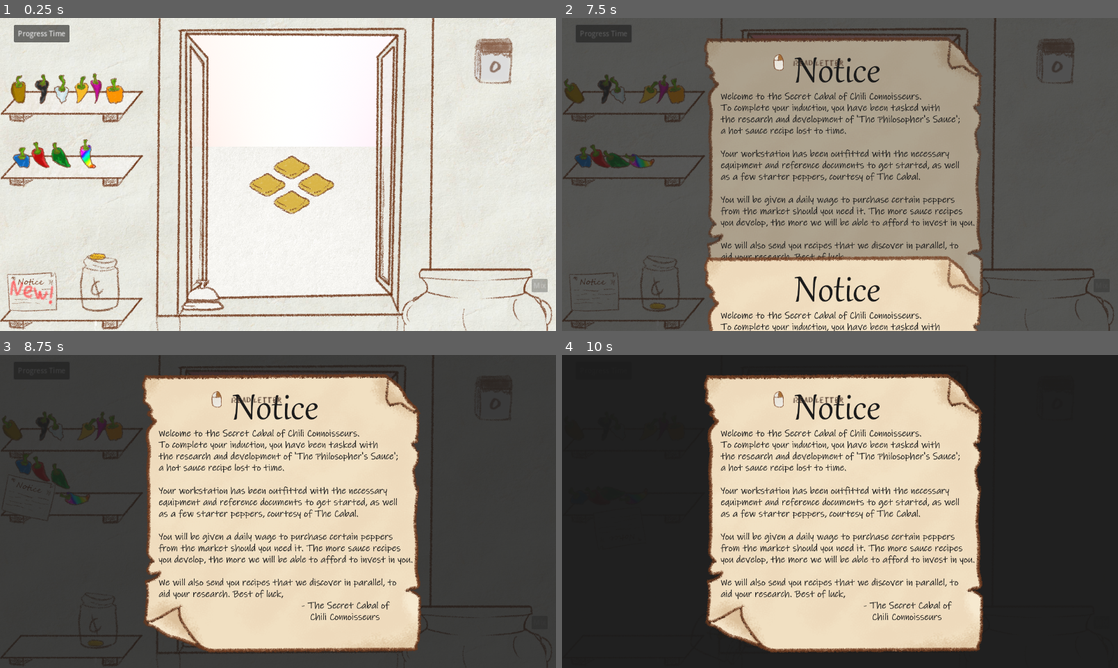
Above: before the commit, frames 1-4 (two rows, left to right).
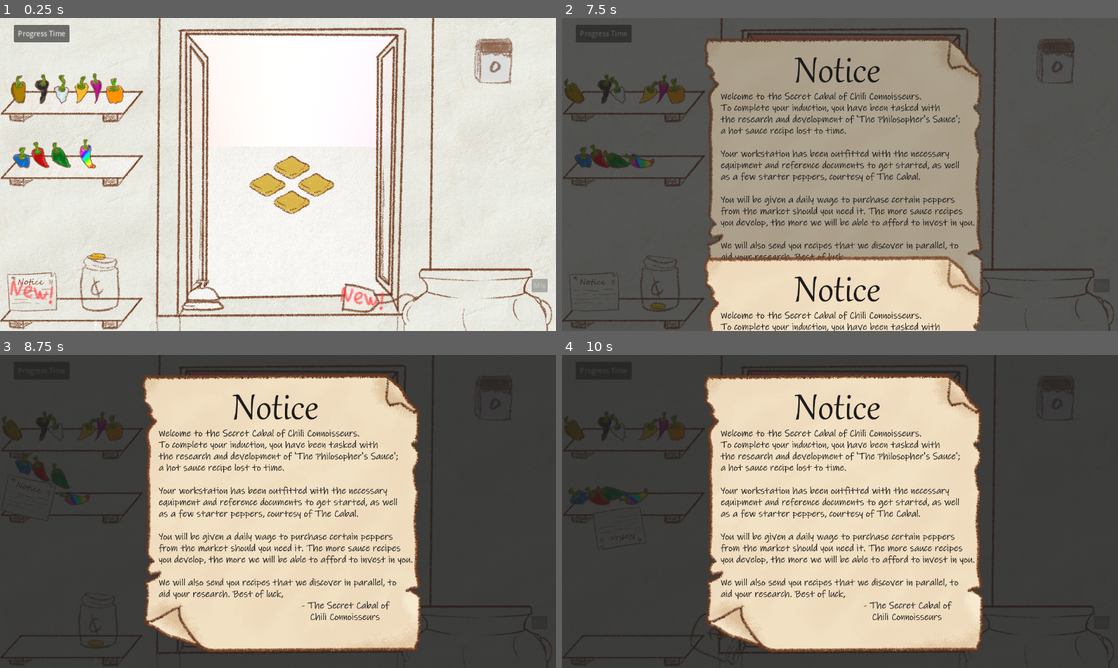
Above: after the commit, the same moments.

Repository: fresh4/GameJam2
Game: Godot game, scene res://Scenes/prototype_level.tscn
Two runs of this game, one before a commit and one after it. Both use one fixed random seed, a clock stepped at 60 frames per second and the inputs below. The engine's default icon, where the game draws it, is replaced by a stand-in: a white triangle on a blue panel in a dark square.
Inputs (mouse positions are in pixels of both pictures, inside the frame that each line leads up to):
- Up to frame 1 (0.25 s): no input
- Up to frame 2 (7.5 s): click "Progress Time" at 0.5 s; tap Enter at 1.25, 5.75 s; move the mouse to (851, 168) at 1.27 s; press the mouse at (851, 168) at 1.28 s; right-click (851, 168) at 1.55 s; move the mouse to (828, 183) at 2.02 s; release the mouse at (828, 183) at 2.03 s; right-click (828, 183) at 2.1 s; click (828, 183) at 2.3 s; tap Space at 2.75 s; move the mouse to (878, 183) at 2.77 s; press the mouse at (878, 183) at 2.78 s; right-click (878, 183) at 3.05 s; move the mouse to (851, 202) at 3.52 s; release the mouse at (851, 202) at 3.53 s; right-click (851, 202) at 3.6 s; click (851, 202) at 3.8 s; click "Progress Time" at 4.25 s; move the mouse to (762, 293) at 5.02 s; hold Mouse wheel down (scroll_down) 5.03-5.78 s; right-click (762, 293) at 5.3 s; move the mouse to (656, 305) at 5.77 s; tap Mouse wheel up (scroll_up) at 5.85 s; click (656, 305) at 6.05 s; move the mouse to (595, 293) at 6.52 s; press the mouse at (595, 293) at 6.53 s; right-click (595, 293) at 6.8 s; move the mouse to (595, 293) at 7.27 s; release the mouse at (595, 293) at 7.28 s; right-click (595, 293) at 7.35 s
- Up to frame 3 (8.75 s): click (33, 630) at 7.55 s; click "Progress Time" at 8 s
- Up to frame 4 (10 s): move the mouse to (662, 599) at 8.77 s; press the mouse at (662, 599) at 8.78 s; right-click (662, 599) at 9.05 s; move the mouse to (612, 492) at 9.52 s; release the mouse at (612, 492) at 9.53 s; right-click (612, 492) at 9.6 s; click (612, 492) at 9.8 s

The runs differ from the first frame. In frame 1, 0.4% of the frame differs, in the area x 61-76%, y 84-95%; in frame 2, 0.2%; in frame 3, 0.2%; in frame 4, 52%, in the area x 0-100%, y 0-100%.

Commit message:
Cauldron tutorial

Diff:
--- /dev/null
+++ b/Resources/Readables/cauldron_tutorial.tres
@@ -0,0 +1,9 @@
+[gd_resource type="Resource" script_class="ReadableTemplate" load_steps=3 format=3 uid="uid://bqujb5idppfkp"]
+
+[ext_resource type="Script" path="res://Resources/readable_template.gd" id="1_g01md"]
+[ext_resource type="Texture2D" uid="uid://bb2ieth3uu634" path="res://Assets/Art/Letters/cauldron_tutorial.png" id="2_w28w8"]
+
+[resource]
+script = ExtResource("1_g01md")
+texture = ExtResource("2_w28w8")
+hint = "Read Tutorial"
--- a/Scenes/prototype_level.tscn
+++ b/Scenes/prototype_level.tscn
@@ -29,9 +29,11 @@
 [ext_resource type="PackedScene" uid="uid://bpgk7sd08y3fy" path="res://Prefabs/jar.tscn" id="23_lq5y0"]
 [ext_resource type="PackedScene" uid="uid://ddktg6351ag7b" path="res://Prefabs/draggable.tscn" id="24_kpn4k"]
 [ext_resource type="PackedScene" uid="uid://7lei4j2ue8oi" path="res://Prefabs/bell.tscn" id="29_27qd7"]
+[ext_resource type="Texture2D" uid="uid://d302sntj31een" path="res://Assets/Art/Misc/note.png" id="30_7y2k1"]
 [ext_resource type="Script" path="res://Scripts/hint.gd" id="30_e4qss"]
 [ext_resource type="Texture2D" uid="uid://chd5c4fjvcqr8" path="res://Assets/Art/UI/mouse_left_click.png" id="30_fmp4x"]
 [ext_resource type="Texture2D" uid="uid://c0ccswxhnqgp8" path="res://Assets/Art/UI/mouse_right_click.png" id="31_ddoa8"]
+[ext_resource type="Resource" uid="uid://bqujb5idppfkp" path="res://Resources/Readables/cauldron_tutorial.tres" id="31_owuli"]
 
 [sub_resource type="CompressedTexture2D" id="CompressedTexture2D_4iy5j"]
 
@@ -176,6 +178,9 @@
 
 [sub_resource type="RectangleShape2D" id="RectangleShape2D_4lgaa"]
 size = Vector2(111, 81)
+
+[sub_resource type="RectangleShape2D" id="RectangleShape2D_2qhkc"]
+size = Vector2(70, 55)
 
 [node name="PrototypeLevel" type="Node2D" node_paths=PackedStringArray("pepper_spawn_point")]
 script = ExtResource("1_326k8")
@@ -406,6 +411,19 @@
 
 [node name="Pepper9" parent="Inside/Peppers" instance=ExtResource("21_egy4y")]
 position = Vector2(42, 155)
+
+[node name="Note" type="Sprite2D" parent="Inside"]
+position = Vector2(880, 643)
+texture = ExtResource("30_7y2k1")
+
+[node name="ReadableArea" parent="Inside/Note" instance=ExtResource("14_xmhaq")]
+position = Vector2(-46, 0)
+properties = ExtResource("31_owuli")
+
+[node name="CollisionShape2D" type="CollisionShape2D" parent="Inside/Note/ReadableArea"]
+visible = false
+position = Vector2(-9, 4.5)
+shape = SubResource("RectangleShape2D_2qhkc")
 
 [node name="Tooltips" type="CanvasLayer" parent="."]
 unique_name_in_owner = true
--- a/Scripts/readable_area.gd
+++ b/Scripts/readable_area.gd
@@ -19,7 +19,12 @@
 		Globals.game_manager.add_child(letter)
 		letter.activate(properties)
 		is_read = true
+		hovering = false
 		unread_sprite.stop()
+		Globals.game_manager.tooltips.toggle_hint(1, false)
+		for child in get_parent().get_children():
+			if child is DraggableObject:
+				child.dragging = false
 		unread_sprite.visible = false
 
 func _on_mouse_entered() -> void:
Binary file added: Assets/Art/Letters/cauldron_tutorial.png
Not shown, added: Assets/Art/Letters/cauldron_tutorial.png.import
Binary file added: Assets/Art/Misc/note.png
Not shown, added: Assets/Art/Misc/note.png.import
Not shown: 1 places in Scenes/prototype_level.tscn that only renumber resources
